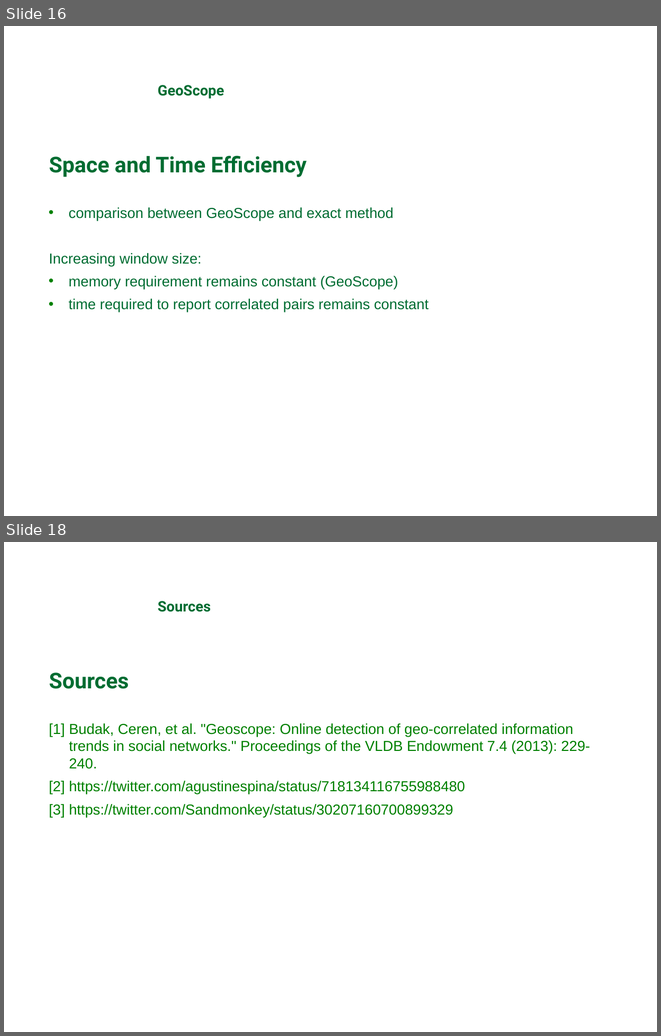
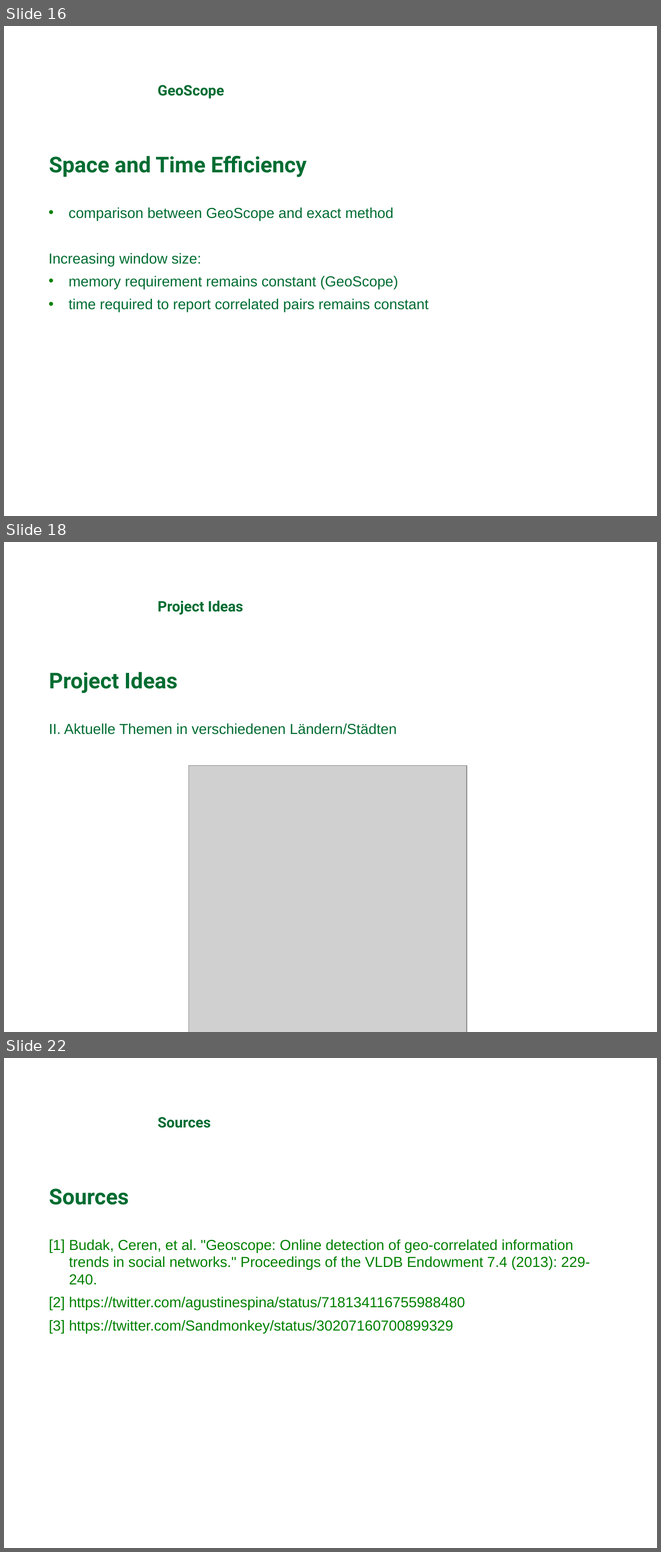
Before and after one commit to michaelprummer/datascience, a slide deck: GeoScope/DataScience1.ppt. Shown one above the other, each under a label of ours: slides 16 and 18 before the commit, slides 16, 18 and 22 after it; the slides between them are not shown. The pictures are 661x1036 and 661x1552 pixels, drawn with LibreOffice and Linux fonts; fonts in the diff are those of the drawing; grey boxes stand for pictures; background and template pictures are left out. Boxes give left, top, right and bottom in pixels: in the first picture for what was removed or moved away, otherwise in the second. Text is boxed around its words. In the diff, an @@ line names an element or a change of style, - is before the commit and + after.

Commit message:
visualization of ideas

```diff
--- a/GeoScope/DataScience1.ppt
+++ b/GeoScope/DataScience1.ppt
@@ slide 18 added at <box>4,542,657,1032</box>, background picture (left out) @@
@@ text added at <box>158,600,244,615</box>, 16 pt, text #006C31, bold @@
+Project Ideas
@@ text added at <box>49,672,177,693</box>, 24 pt, text #006C31, bold @@
+Project Ideas
@@ text added at <box>49,723,397,734</box>, 16 pt, text #006C31 @@
+II. Aktuelle Themen in verschiedenen Ländern/Städten
@@ picture added at <box>189,765,467,1032</box> @@
@@ what was slide 18 is now slide 22 @@
```
Also in this commit, not shown: 1 slide changed, 3 other slides added.
